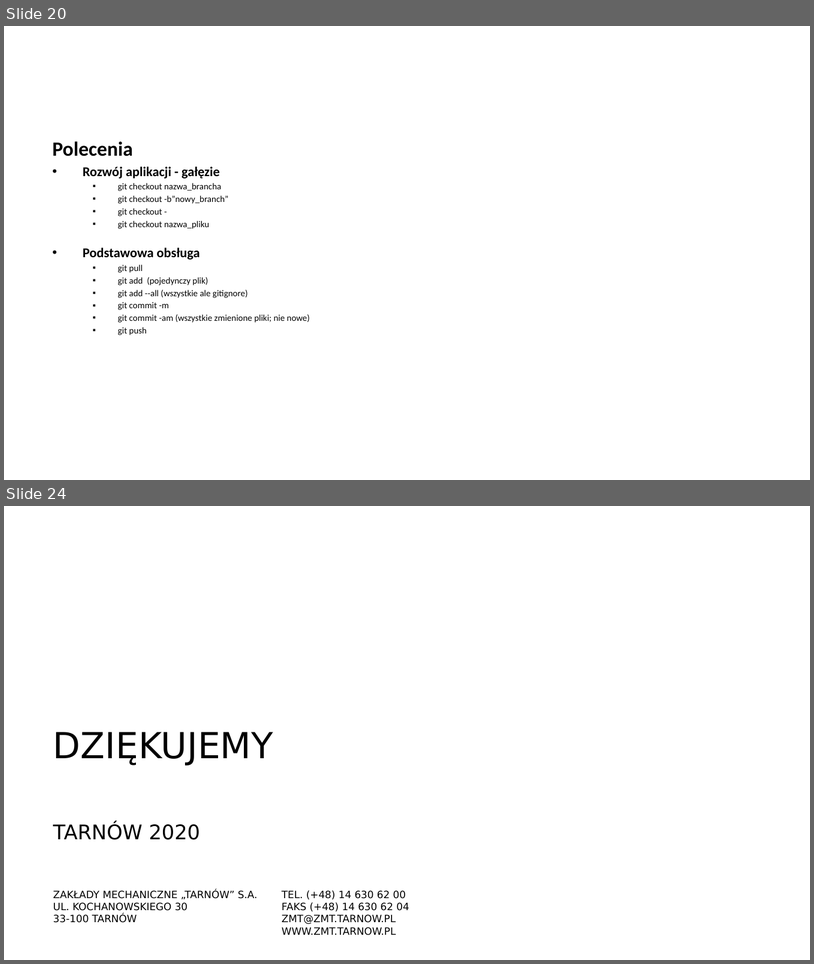
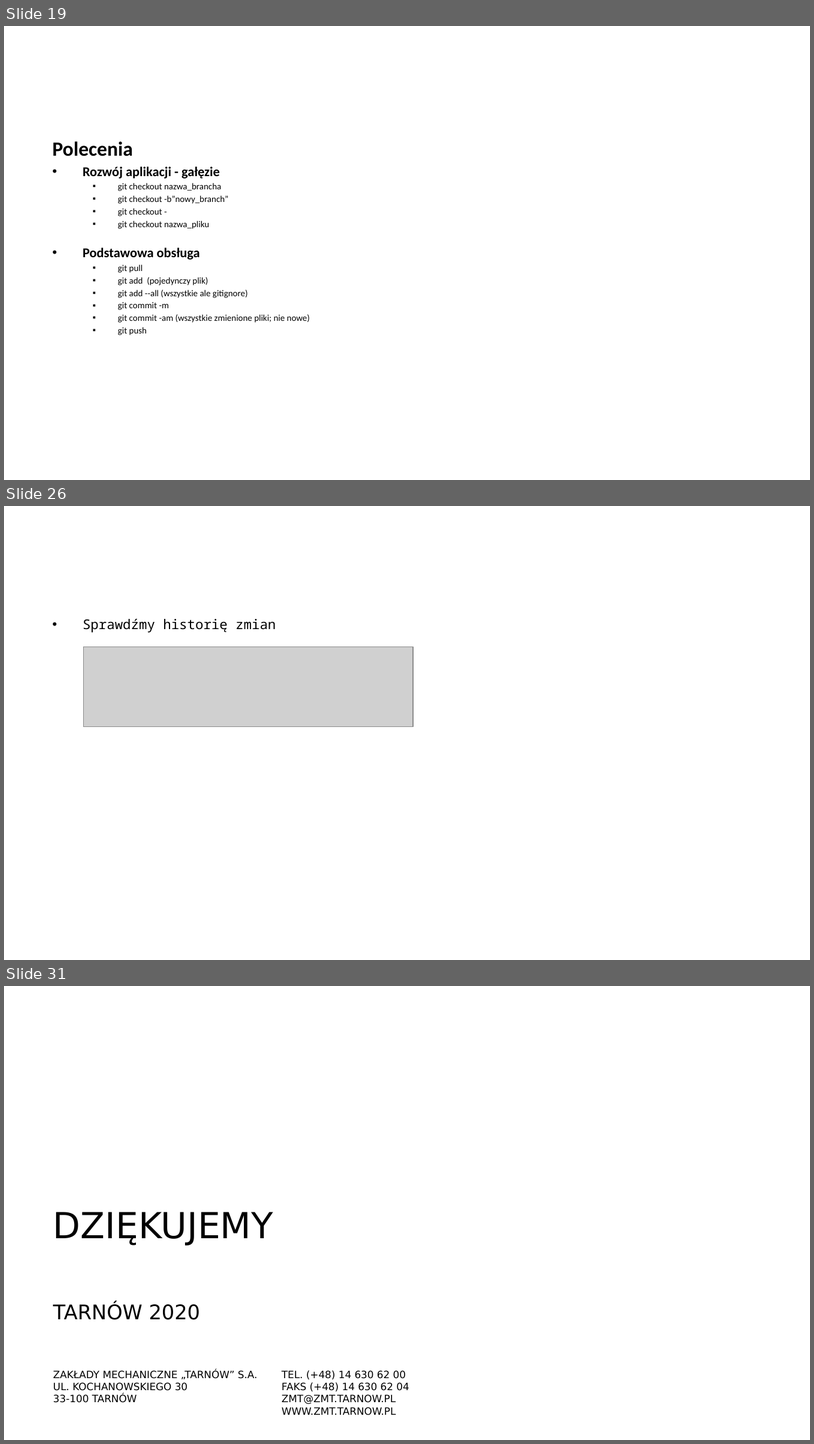
Before and after one commit to arturkwiek/gitlab-tutorial, a slide deck: gitLab - tutorial.pptx. Shown one above the other, each under a label of ours: slides 20 and 24 before the commit, slides 19, 26 and 31 after it; the slides between them are not shown. The pictures are 814x964 and 814x1444 pixels, drawn with LibreOffice and Linux fonts; fonts in the diff are those of the drawing; grey boxes stand for pictures; background and template pictures are left out. Boxes give left, top, right and bottom in pixels: in the first picture for what was removed or moved away, otherwise in the second. Text is boxed around its words. In the diff, an @@ line names an element or a change of style, - is before the commit and + after.

```diff
--- a/gitLab - tutorial.pptx
+++ b/gitLab - tutorial.pptx
@@ slide 26 added at (4,506,810,960), background picture (left out) @@
@@ text added at (83,619,276,633), 12 pt, text #000000 @@
+• Sprawdźmy historię zmian
@@ picture added at (83,646,413,726) @@
@@ what was slide 20 is now slide 19 @@
@@ what was slide 24 is now slide 31 @@
```
Also in this commit, not shown: 2 slides changed, 7 other slides added, 1 slide removed.
